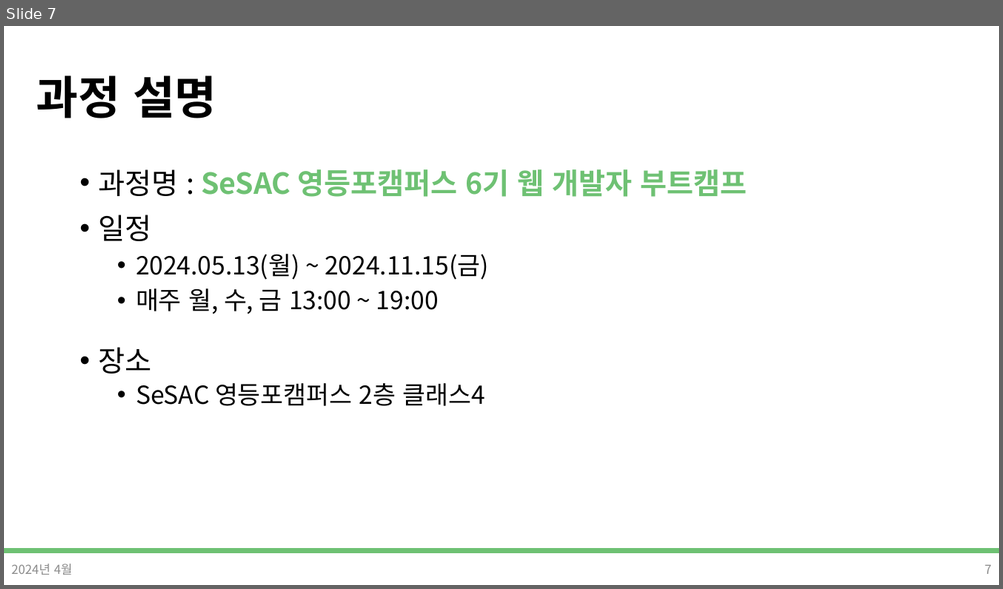
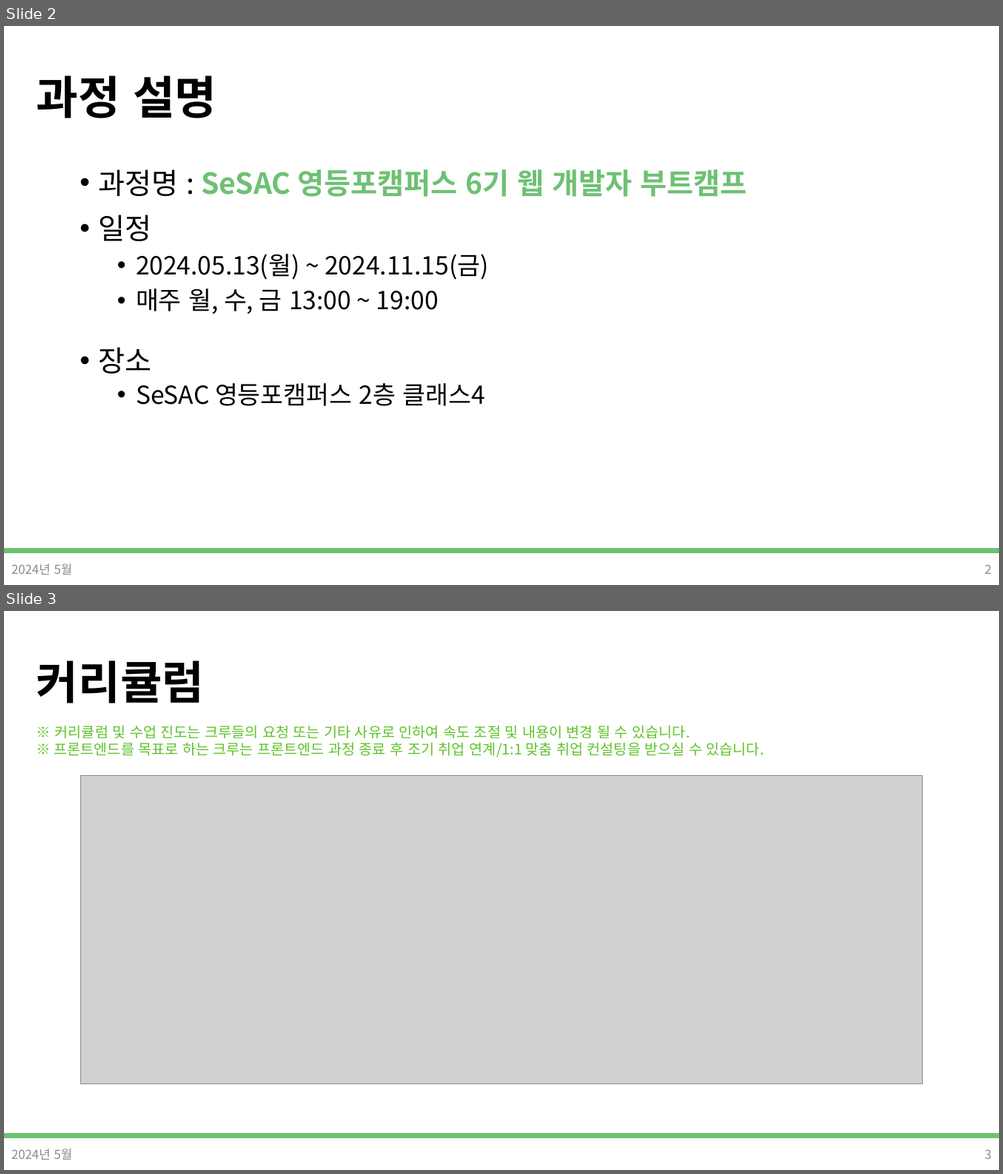
Before and after one commit to DevDamon0527/SeSAC_Yeongdeungpo_Campus_6th, a slide deck: material/[SeSAC_YDP_6] 01_ot,git.pptx. Shown one above the other, each under a label of ours: slide 7 before the commit, slides 2 and 3 after it. The pictures are 1003x589 and 1003x1174 pixels, drawn with LibreOffice and Linux fonts; fonts in the diff are those of the drawing; grey boxes stand for pictures; background and template pictures are left out. Boxes give left, top, right and bottom in pixels: in the first picture for what was removed or moved away, otherwise in the second. Text is boxed around its words. In the diff, an @@ line names an element or a change of style, - is before the commit and + after.

```diff
--- a/material/[SeSAC_YDP_6] 01_ot,git.pptx
+++ b/material/[SeSAC_YDP_6] 01_ot,git.pptx
@@ slide 3 added at bbox=[4, 611, 999, 1170], background #FFFFFF; not listed: 1 template element that a slide beside it also shows @@
@@ title added at bbox=[37, 661, 205, 703], 44 pt, text #000000, bold @@
+커리큘럼
@@ text added at bbox=[54, 725, 764, 758], 14 pt, text #5FC32A @@
+※ 커리큘럼 및 수업 진도는 크루들의 요청 또는 기타 사유로 인하여 속도 조절 및 내용이 변경 될 수 있습니다.
+※ 프론트엔드를 목표로 하는 크루는 프론트엔드 과정 종료 후 조기 취업 연계/1:1 맞춤 취업 컨설팅을 받으실 수 있습니다.
@@ picture added at bbox=[80, 776, 922, 1085] @@
@@ text added at bbox=[11, 1149, 73, 1160], 12 pt, text #8C8C8C @@
+2024년 5월
@@ page number added at bbox=[984, 1150, 991, 1159], 12 pt, text #8C8C8C @@
+3
@@ what was slide 7 is now slide 2 @@
@@ slide 2 changed as well @@
@@ text at bbox=[11, 564, 73, 575]: text changed @@
-2024년 4월
+2024년 5월
@@ page number at bbox=[984, 565, 991, 574]: text changed @@
-7
+2
```
Also in this commit, not shown: 29 other slides changed, 4 other slides added, 4 slides removed.
